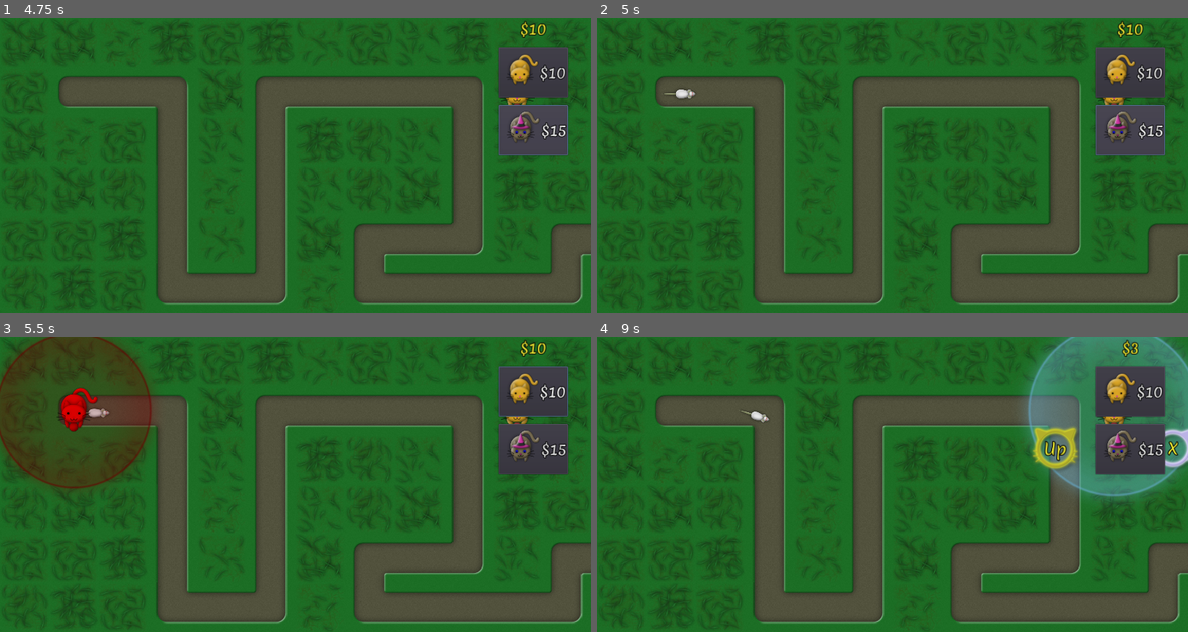
Above: before the commit, frames 1-4 (two rows, left to right).
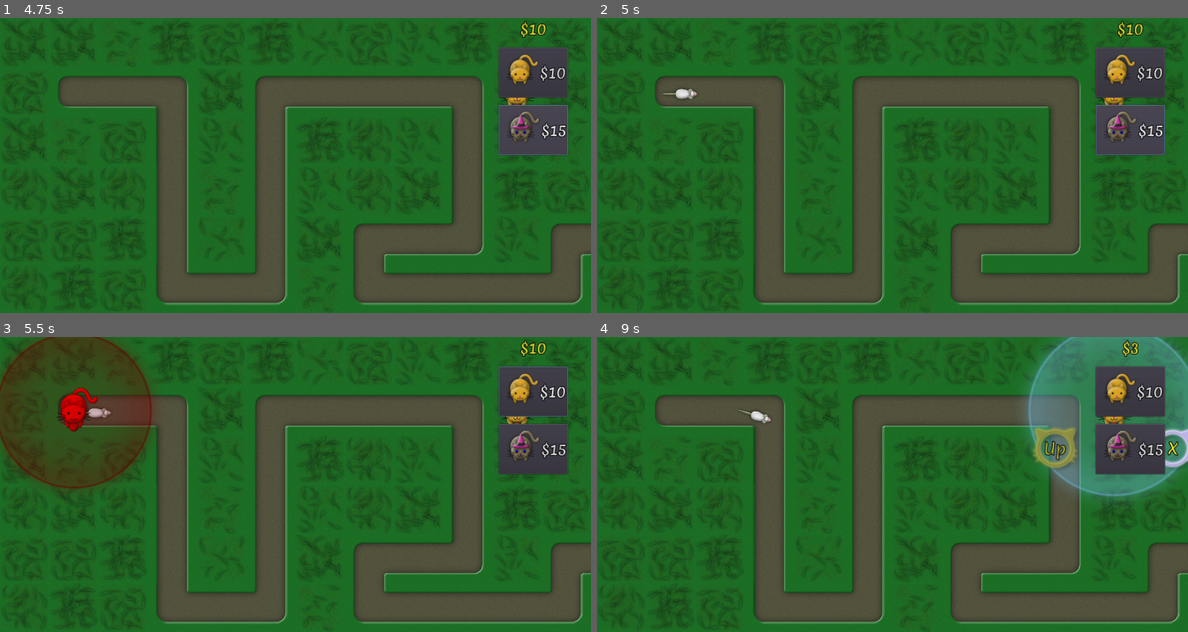
Above: after the commit, the same moments.

Repository: vibrunazo/godot-cats
Game: Godot game, scene res://scenes/Map.tscn
Same seed, same stepped clock (60 frames per second), same inputs: the game is played once before the commit and once after it.
Inputs (mouse positions are in pixels of both pictures, inside the frame that each line leads up to):
- Up to frame 1 (4.75 s): click "$10" at 0.5 s; click "$15" at 1.25 s; click "$10" at 2 s; click "$15" at 2.75 s; click "$10" at 3.5 s; click "$15" at 4.25 s
- Up to frame 2 (5 s): no input
- Up to frame 3 (5.5 s): tap Enter at 5 s; drag from (520, 410) to (88, 413) at 5.02 s
- Up to frame 4 (9 s): drag from (1069, 528) to (703, 413) at 5.77 s; tap Space at 6.5 s; move the mouse to (715, 440) at 6.52 s; click (715, 440) at 6.67 s; click "X" at 7.25 s; tap Enter at 8 s; drag from (922, 484) to (1117, 410) at 8.02 s; click "Up" at 8.75 s

Frame 1 is identical in both runs. In frame 2, less than 0.1% of the frame differs, in the area x 11-17%, y 24-28%; in frame 3, less than 0.1%; in frame 4, 0.6%, in the area x 24-82%, y 24-45%.

Commit message:
fixed anim glitches, mouse size now exp distribution

Diff:
--- a/scenes/CircleButton.gd
+++ b/scenes/CircleButton.gd
@@ -10,12 +10,10 @@
 
 # Called when the node enters the scene tree for the first time.
 func _ready():
-	print('circle ready')
 	pass # Replace with function body.
 
 func _set(property: String, value) -> bool:
 	if property == "disabled":
-		print('disabled is now %s' % value)
 		if disabled != value:
 			disabled = value
 			if disabled:
@@ -35,5 +33,10 @@
 func _on_CircleButton_pressed():
 	$AnimationPlayer.play("pressed")
 	yield($AnimationPlayer,"animation_finished")
+#	if disabled:
+#		$AnimationPlayer.play("disabled", 0, 4)
+
+func _on_pressed_mid_point():
 	if disabled:
-		$AnimationPlayer.play("disabled")
+		$AnimationPlayer.play("disabled", 0, 2)
+	pass
--- a/scenes/CircleButton.tscn
+++ b/scenes/CircleButton.tscn
@@ -69,6 +69,18 @@
 "update": 0,
 "values": [ Vector2( 1, 1 ), Vector2( 0.8, 0.8 ) ]
 }
+tracks/2/type = "value"
+tracks/2/path = NodePath(".:self_modulate")
+tracks/2/interp = 1
+tracks/2/loop_wrap = true
+tracks/2/imported = false
+tracks/2/enabled = true
+tracks/2/keys = {
+"times": PoolRealArray( 0 ),
+"transitions": PoolRealArray( 1 ),
+"update": 0,
+"values": [ Color( 1, 1, 1, 1 ) ]
+}
 
 [sub_resource type="Animation" id=4]
 resource_name = "enabled"
@@ -95,6 +107,18 @@
 "transitions": PoolRealArray( 1, 1 ),
 "update": 0,
 "values": [ Vector2( 0.8, 0.8 ), Vector2( 1, 1 ) ]
+}
+tracks/2/type = "value"
+tracks/2/path = NodePath(".:self_modulate")
+tracks/2/interp = 1
+tracks/2/loop_wrap = true
+tracks/2/imported = false
+tracks/2/enabled = true
+tracks/2/keys = {
+"times": PoolRealArray( 0 ),
+"transitions": PoolRealArray( 1 ),
+"update": 0,
+"values": [ Color( 1, 1, 1, 1 ) ]
 }
 
 [sub_resource type="Animation" id=2]
@@ -125,6 +149,20 @@
 "update": 0,
 "values": [ Vector2( 1, 1 ), Vector2( 1.2, 1.2 ), Vector2( 1, 1 ) ]
 }
+tracks/2/type = "method"
+tracks/2/path = NodePath(".")
+tracks/2/interp = 1
+tracks/2/loop_wrap = true
+tracks/2/imported = false
+tracks/2/enabled = true
+tracks/2/keys = {
+"times": PoolRealArray( 0.2 ),
+"transitions": PoolRealArray( 1 ),
+"values": [ {
+"args": [  ],
+"method": "_on_pressed_mid_point"
+} ]
+}
 
 [node name="CircleButton" type="TextureButton"]
 anchor_left = 0.5
@@ -150,6 +188,7 @@
 valign = 1
 
 [node name="AnimationPlayer" type="AnimationPlayer" parent="."]
+playback_default_blend_time = 0.2
 anims/RESET = SubResource( 1 )
 anims/disabled = SubResource( 3 )
 anims/enabled = SubResource( 4 )
--- a/scenes/Map.gd
+++ b/scenes/Map.gd
@@ -122,11 +122,17 @@
 	var mouse = mouse_scene.instance()
 	mouse.position = Vector2(0, 0)
 	ellapsed = (Time.get_ticks_msec() - start_time) / 1000
+
 	var min_size = 30
 	max_size = min_size + pow(ellapsed, 1.35) * 0.2
+	var h = rand_range(min_size, max_size)
+	# makes it exponential distribution, so big sizes are more rare,
+	# while keeping same min and max sizes
+	h = min_size + pow(h, 2) * (min_size + max_size) / pow(max_size + min_size, 2)
+	mouse.max_health = h
+
 	var min_speed = 35
 	var max_speed = min(100, min_speed + ellapsed * 0.15)
-	mouse.max_health = rand_range(min_size, max_size)
 	mouse.speed = rand_range(min_speed, max_speed)
 	el_path.add_child(mouse)
 	mouse.connect("killed", self, "_on_mouse_killed", [mouse])
